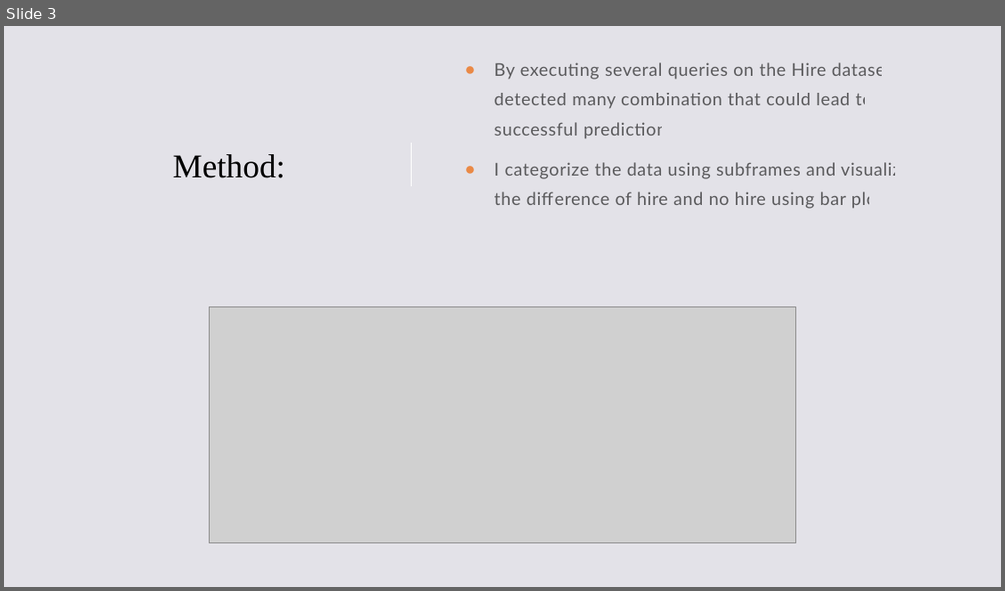
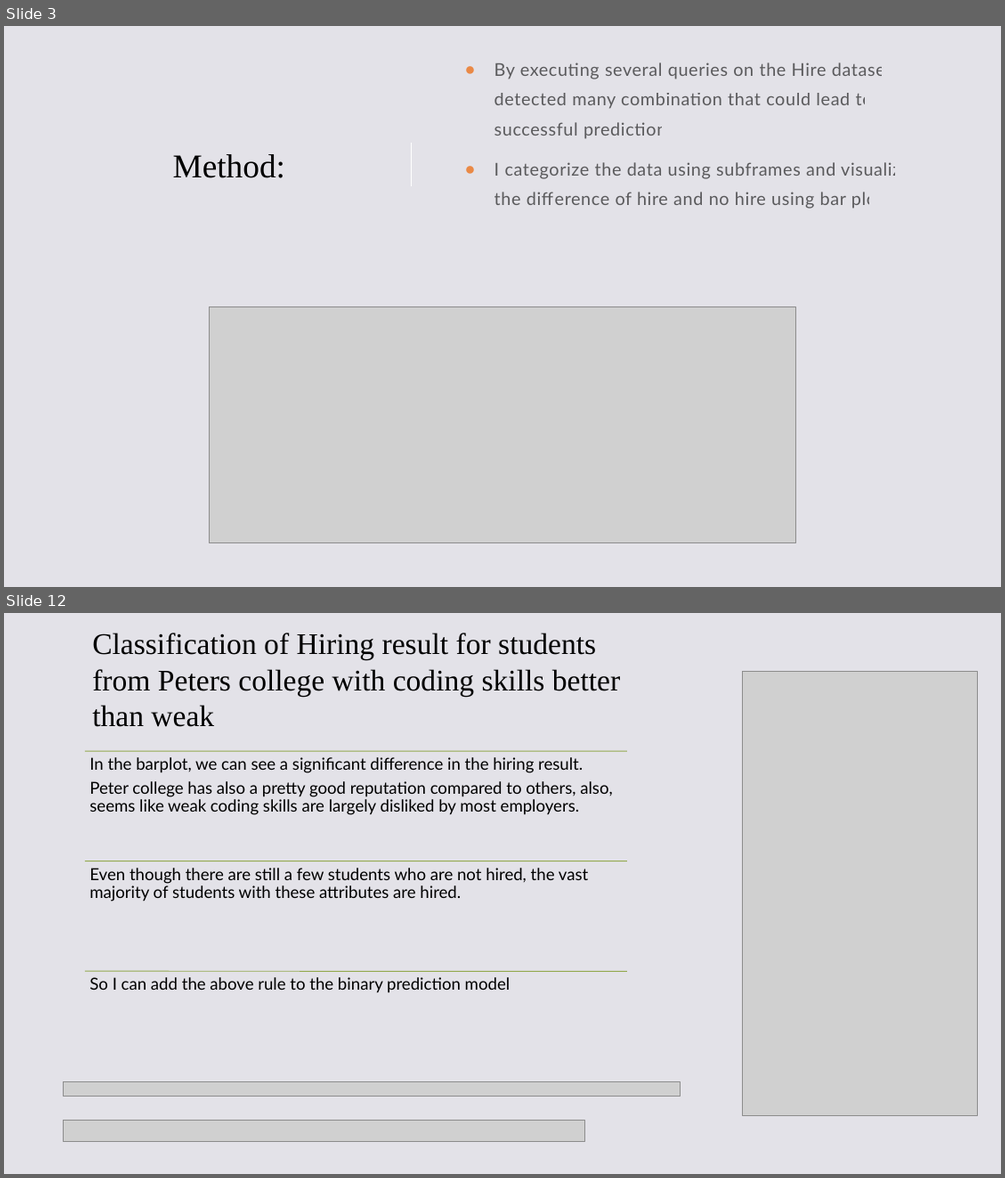
Before and after one commit to XYM-2001/Rutgers-CS142Data101, a slide deck: PredictionChallenge.pptx. Shown one above the other, each under a label of ours: slide 3 before the commit, slides 3 and 12 after it; the slides between them are not shown. The pictures are 1005x591 and 1005x1178 pixels, drawn with LibreOffice and Linux fonts; fonts in the diff are those of the drawing; grey boxes stand for pictures. Boxes give left, top, right and bottom in pixels: in the first picture for what was removed or moved away, otherwise in the second. Text is boxed around its words. In the diff, an @@ line names an element or a change of style, - is before the commit and + after.

```diff
--- a/PredictionChallenge.pptx
+++ b/PredictionChallenge.pptx
@@ slide 12 added at (4, 613, 1001, 1174), background #E3E2E8 @@
@@ title added at (92, 633, 620, 727), 28.8 pt, text #000000 @@
+Classification of Hiring result for students from Peters college with coding skills better than weak
@@ picture added at (743, 672, 977, 1116) @@
@@ group added at (85, 751, 627, 993): 3 lines, 3 texts @@
+In the barplot, we can see a significant difference in the hiring result.
+Peter college has also a pretty good reputation compared to others, also, seems like weak coding skills are largely disliked by most employers.
+Even though there are still a few students who are not hired, the vast majority of students with these attributes are hired.
+So I can add the above rule to the binary prediction model
@@ picture added at (63, 1082, 680, 1095) @@
@@ picture added at (63, 1119, 585, 1141) @@
```
Also in this commit, not shown: 1 slide changed, 12 other slides added, 3 other files.
